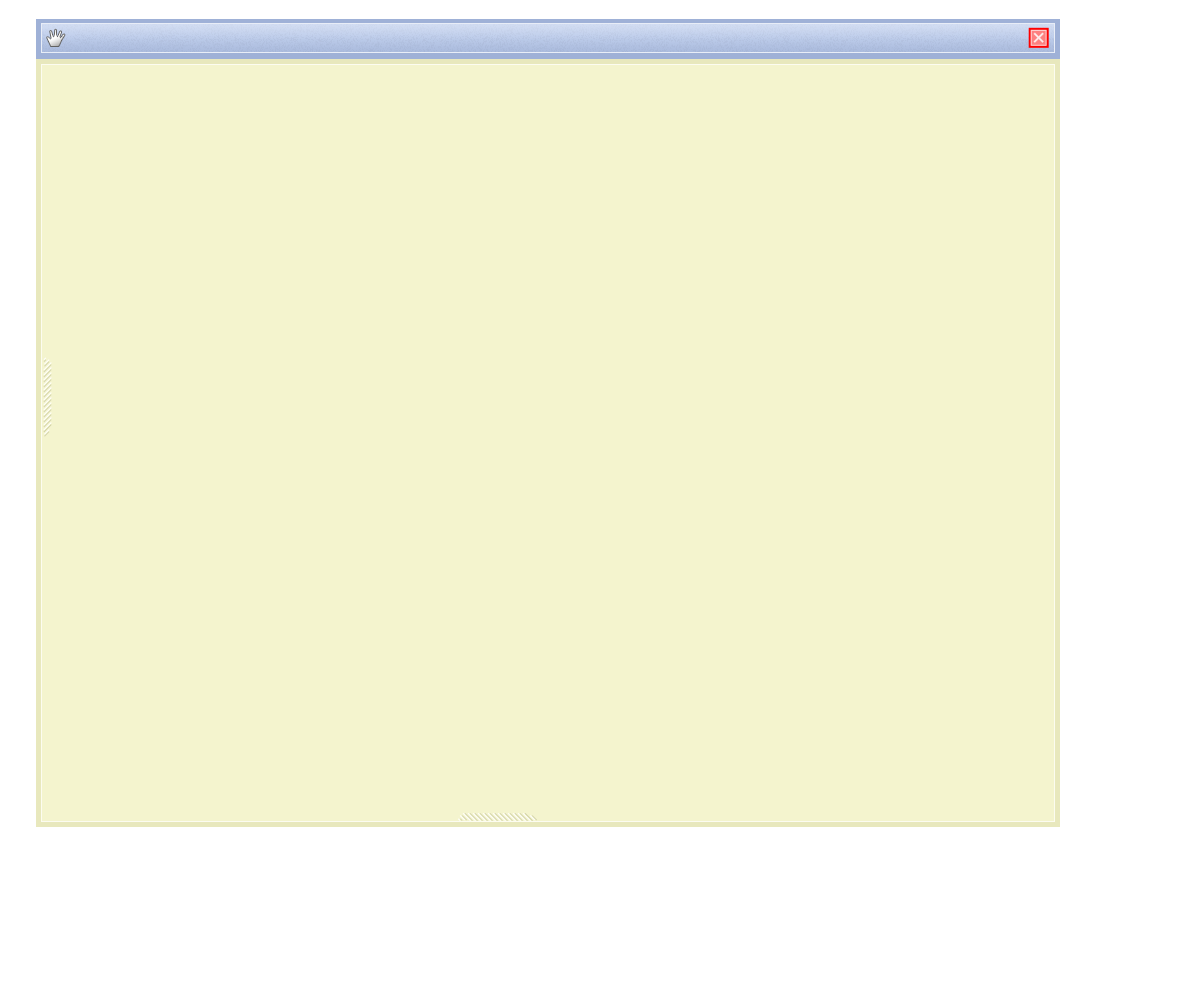
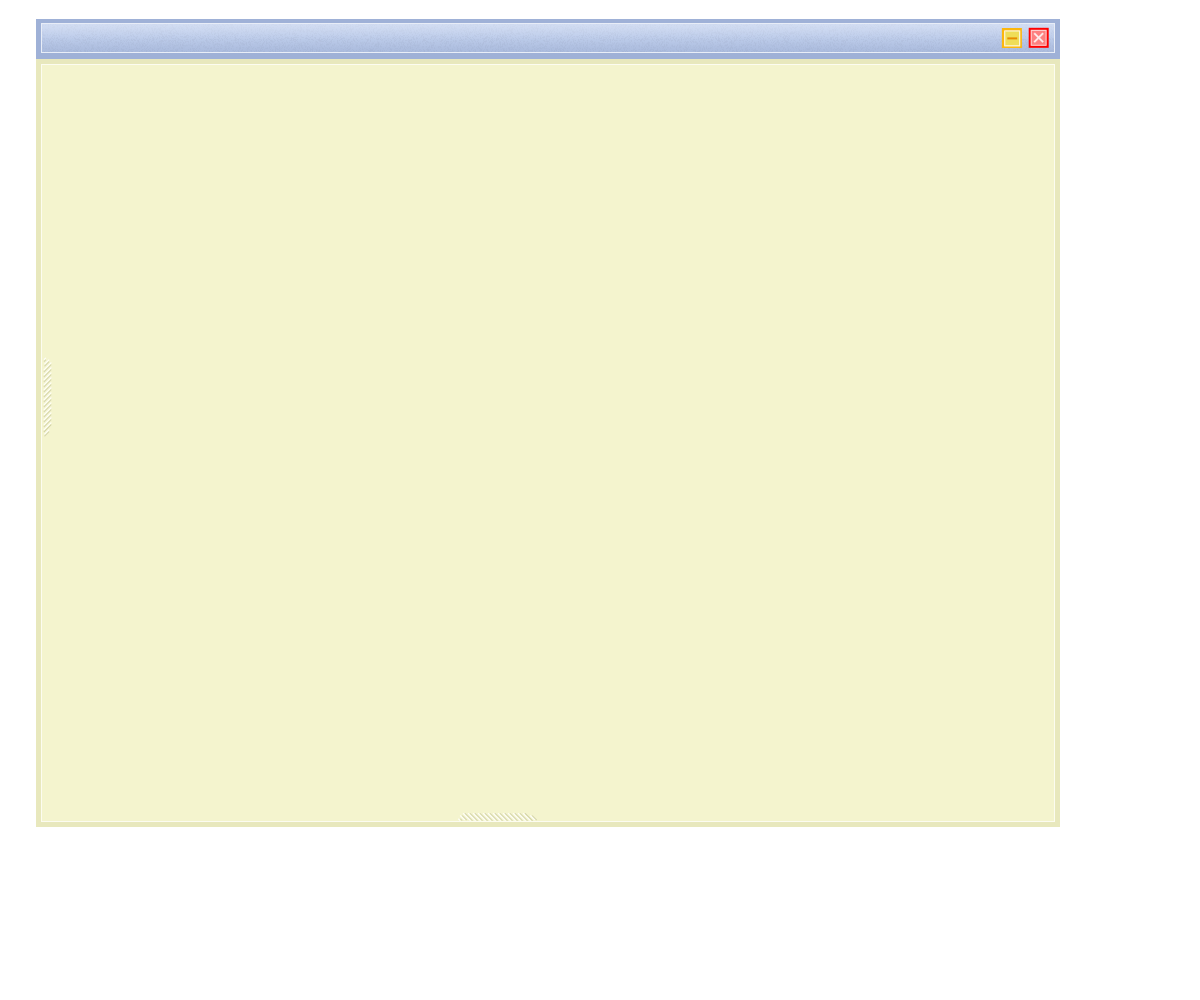
The second w=1200, h=1000 image is a revision of the first. Changes to its layers:
added layer "Shape 15" above "Shape 14" over bbox(1007, 37, 1018, 40)
added layer "Shape 14" above "Shape 13" over bbox(1004, 30, 1021, 47)
added layer "Shape 13" above "left_grab copy" over bbox(1001, 28, 1022, 48)
hid "Shape 9" over bbox(46, 28, 66, 47)
